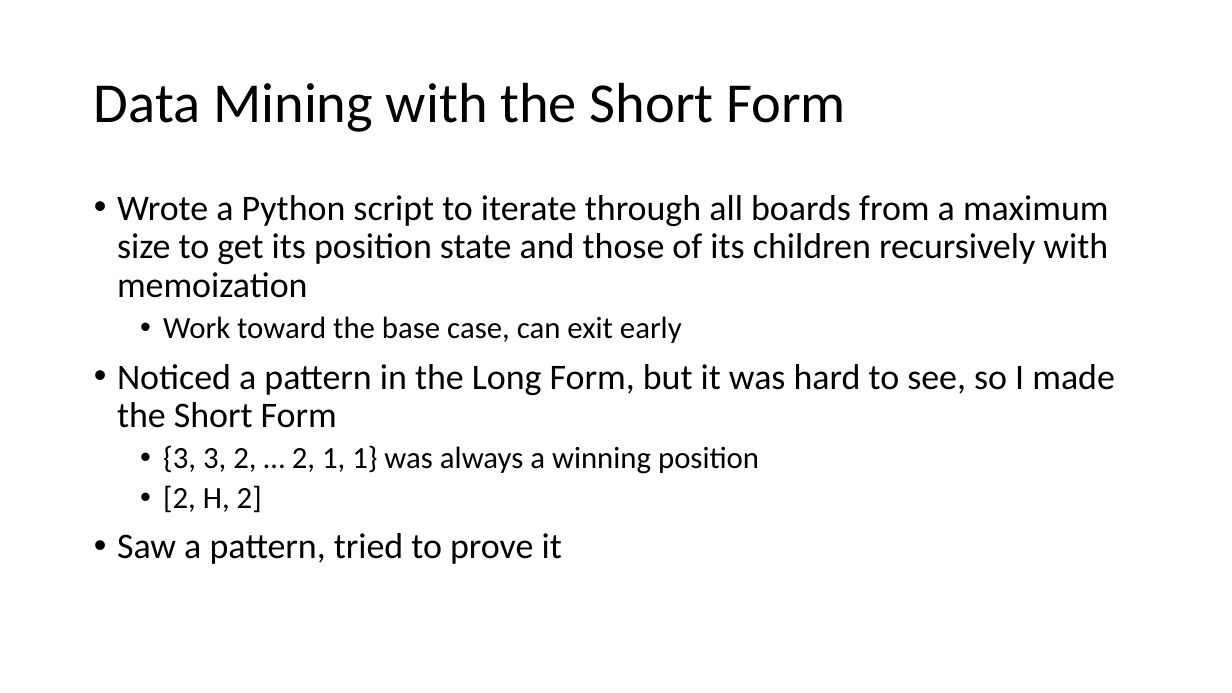
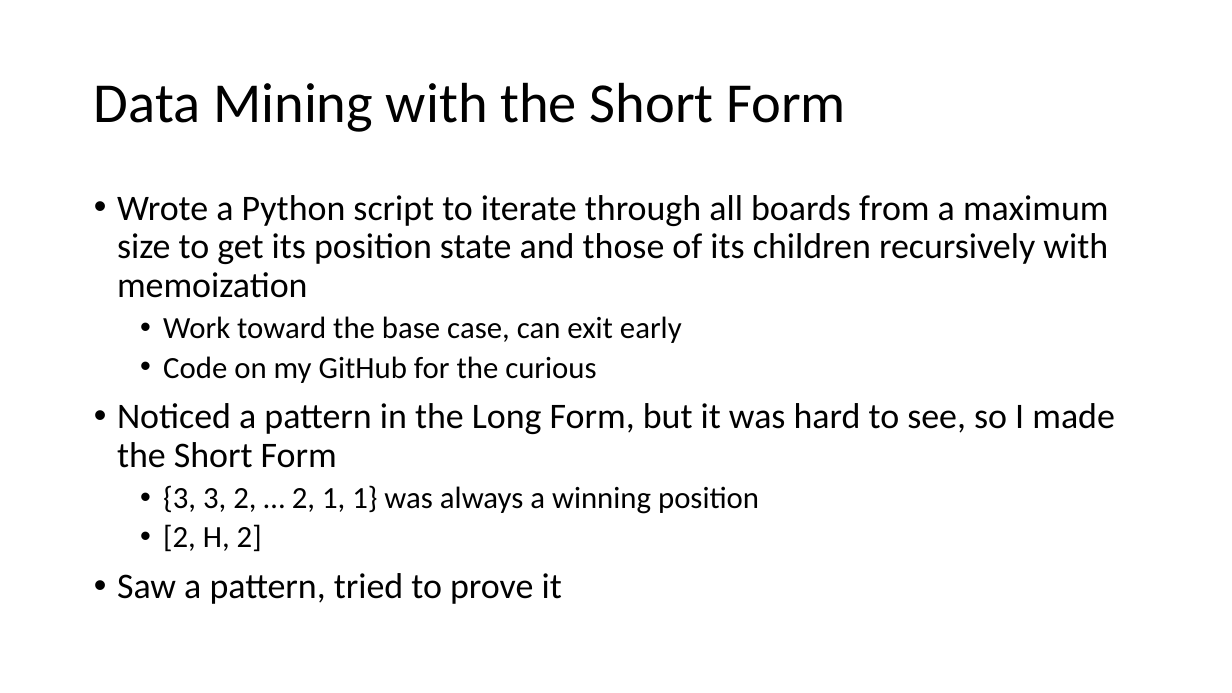
Before and after one commit to EzraSkwarka/Math-Capstone, a slide deck: slide 10 of Presentation/Mat Cap draft.pptx. Drawn at 1232x693 pixels with LibreOffice and Linux fonts; fonts in the diff are those of the drawing. Boxes give left, top, right and bottom in pixels: in the first picture for what was removed or moved away, otherwise in the second. Text is boxed around its words. In the diff, an @@ line names an element or a change of style, - is before the commit and + after.

```diff
--- a/Presentation/Mat Cap draft.pptx
+++ b/Presentation/Mat Cap draft.pptx
@@ text at (163, 356, 596, 383): paragraph added @@
+  • Code on my GitHub for the curious
```
Also in this commit, not shown: 11 other slides changed, 9 slides added, 1 slide removed.
